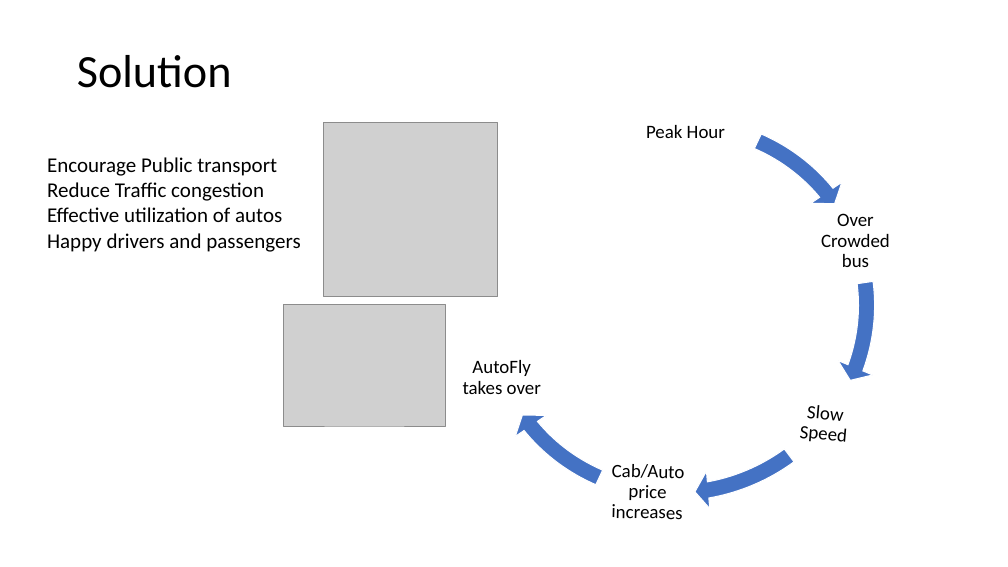
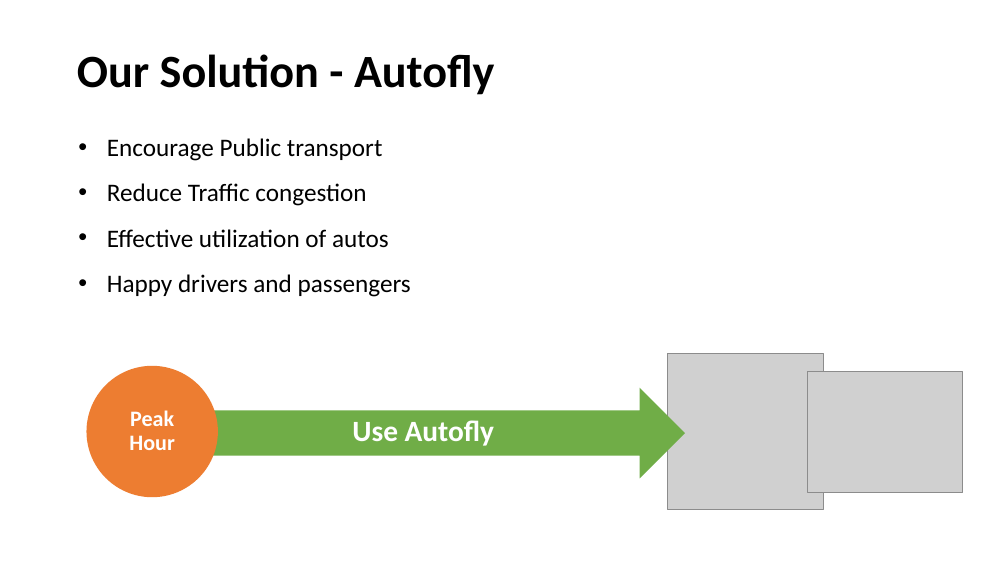
Before and after one commit to Poonam-Vijaywargiya/autofly, a slide deck: slide 7 of AutoFly.pptx. Drawn at 1008x567 pixels with LibreOffice and Linux fonts; fonts in the diff are those of the drawing; grey boxes stand for pictures. Boxes give left, top, right and bottom in pixels: in the first picture for what was removed or moved away, otherwise in the second. Text is boxed around its words. In the diff, an @@ line names an element or a change of style, - is before the commit and + after.

Commit message:
Final ppt

```diff
--- a/AutoFly.pptx
+++ b/AutoFly.pptx
@@ title at (77, 54, 495, 95): text changed; bold on @@
-Solution
+Our Solution - Autofly
@@ text "Encourage Public transport": place and size @@
-text "Encourage Public transport" at (47, 157, 300, 252)
+text "Encourage Public transport" at (107, 138, 411, 297)
@@ text "Encourage Public transport" at (107, 138, 411, 297): size 20 to 24 pt; bullet none to •; line spacing 1 to 1.5 @@
@@ picture removed at (284, 305, 446, 426) @@
@@ group removed at (412, 47, 945, 567): 4 circular arrows, 4 frees @@
-Over Crowded bus
-Slow Speed
-Cab/Auto price increases
-AutoFly takes over
@@ picture: place and size @@
-picture at (324, 123, 498, 297)
+picture at (668, 354, 823, 510)
@@ ellipse added at (86, 366, 218, 498), fill #ED7D31 @@
@@ free "Peak Hour": place and size @@
-free "Peak Hour" at (600, 91, 771, 173)
+free "Peak Hour" at (107, 386, 197, 477)
@@ free "Peak Hour" at (107, 386, 197, 477): size 18 to 21 pt, text colour #000000 to #FFFFFF, bold on; more space between paragraphs @@
@@ right arrow added at (208, 388, 685, 479), fill #70AD47 @@
@@ picture added at (808, 372, 963, 493) @@
@@ free added at (275, 403, 572, 461), 28 pt, text #FFFFFF, bold @@
+Use Autofly
```
Also in this commit, not shown: 3 other slides changed, 4 slides added, 3 slides removed.
